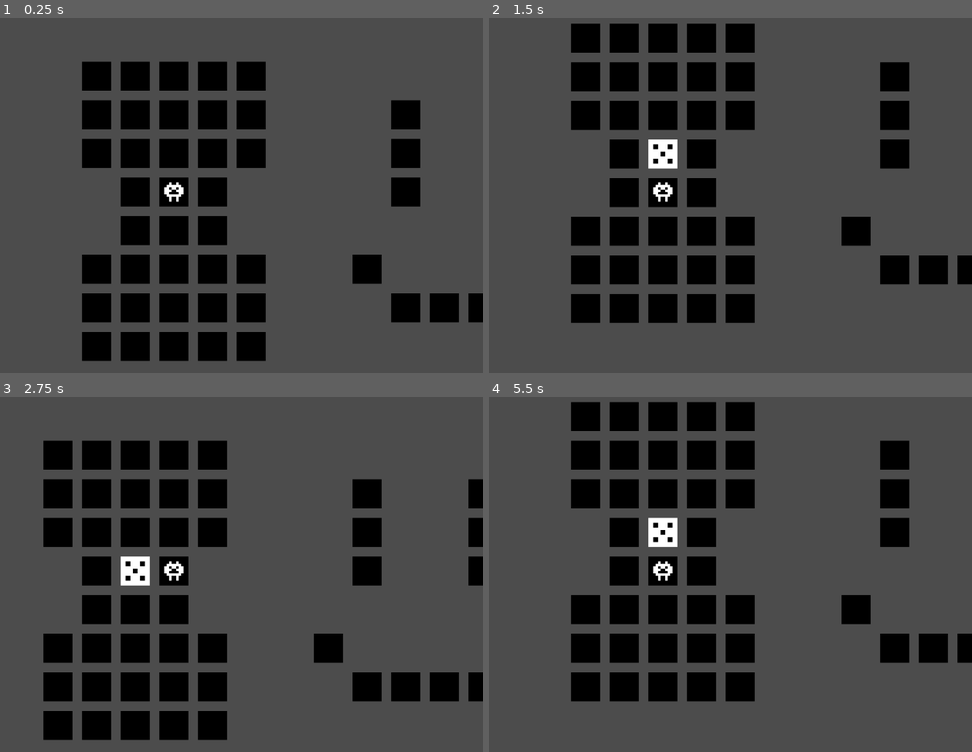
Above: before the commit, frames 1-4 (two rows, left to right).
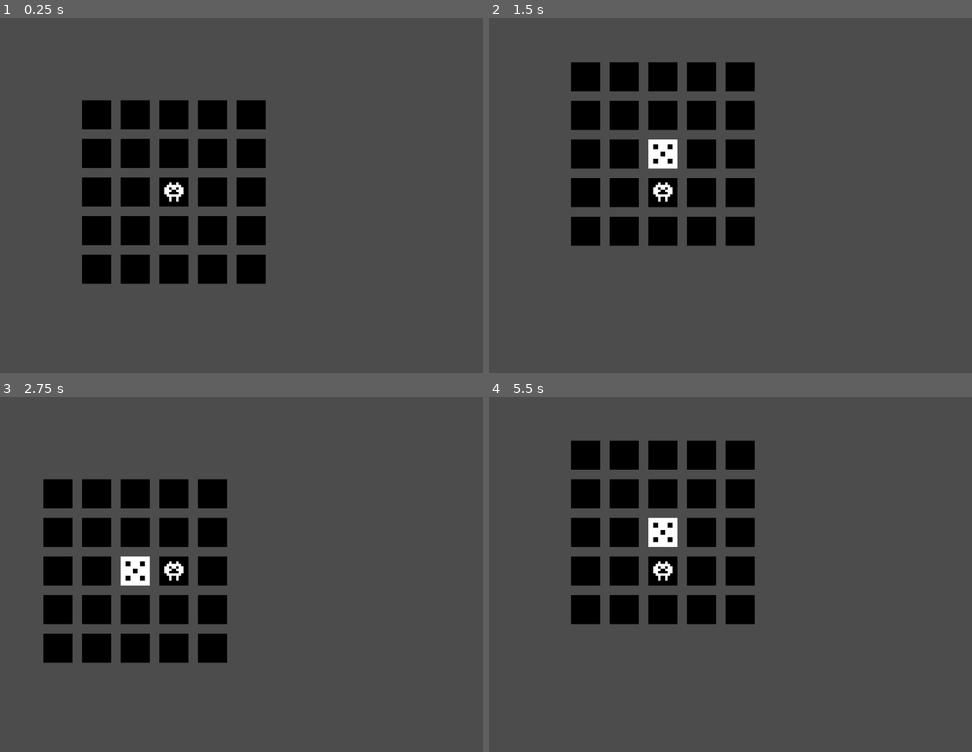
Above: after the commit, the same moments.

Repository: jservant/BoxesGD
Game: Godot game, scene res://proto.tscn
Two runs of this game, one before a commit and one after it. Both use one fixed random seed, a clock stepped at 60 frames per second and the inputs below.
Inputs:
- Up to frame 1 (0.25 s): no input
- Up to frame 2 (1.5 s): tap Enter at 0.5 s; hold D (right) 0.53-1.28 s; tap R (restart) at 1.25 s; hold S (down) from 1.28 s (still down)
- Up to frame 3 (2.75 s): tap R (restart) at 2 s; release S (down) at 2.03 s; hold D (right) from 2.03 s (still down)
- Up to frame 4 (5.5 s): tap R (restart) at 2.75, 3.5, 4.25 s; release D (right) at 2.78 s; hold W (up) 2.78-3.53 s; hold A (left) 3.53-5.03 s; hold S (down) from 5.03 s (still down)

The runs differ from the first frame. In frame 1, 13% of the frame differs, in the area x 16-100%, y 12-97%; in frame 2, 13%; in frame 3, 14%, in the area x 8-100%, y 12-97%; in frame 4, 13%.

Commit message:
made stage 5x5 grid and made player disappear on death

Diff:
--- a/Player.gd
+++ b/Player.gd
@@ -50,4 +50,5 @@
 			elif (touchedTiles[tile].z == 6):  Grid.set_cellv(Vector2(touchedTiles[tile].x, touchedTiles[tile].y), 13)
 		if (Grid.get_cellv(newGridPos) == -1):
 			ded = true
+			$Sprite.visible = not $Sprite.visible
 			print("you ded lol")
--- a/proto.tscn
+++ b/proto.tscn
@@ -206,7 +206,7 @@
 [node name="TileMap" type="TileMap" parent="."]
 tile_set = SubResource( 1 )
 format = 1
-tile_data = PoolIntArray( 65537, 0, 0, 65538, 0, 0, 65539, 0, 0, 65540, 0, 0, 65541, 0, 0, 131073, 0, 0, 131074, 0, 0, 131075, 0, 0, 131076, 0, 0, 131077, 0, 0, 131081, 0, 0, 131084, 0, 0, 196609, 0, 0, 196610, 0, 0, 196611, 0, 0, 196612, 0, 0, 196613, 0, 0, 196617, 0, 0, 196620, 0, 0, 262146, 0, 0, 262147, 0, 0, 262148, 0, 0, 262153, 0, 0, 262156, 0, 0, 327682, 0, 0, 327683, 0, 0, 327684, 0, 0, 393217, 0, 0, 393218, 0, 0, 393219, 0, 0, 393220, 0, 0, 393221, 0, 0, 393224, 0, 0, 393229, 0, 0, 458753, 0, 0, 458754, 0, 0, 458755, 0, 0, 458756, 0, 0, 458757, 0, 0, 458761, 0, 0, 458762, 0, 0, 458763, 0, 0, 458764, 0, 0, 524289, 0, 0, 524290, 0, 0, 524291, 0, 0, 524292, 0, 0, 524293, 0, 0 )
+tile_data = PoolIntArray( 1, 0, 0, 2, 0, 0, 3, 0, 0, 4, 0, 0, 5, 0, 0, 65537, 0, 0, 65538, 0, 0, 65539, 0, 0, 65540, 0, 0, 65541, 0, 0, 131073, 0, 0, 131074, 0, 0, 131075, 0, 0, 131076, 0, 0, 131077, 0, 0, 196609, 0, 0, 196610, 0, 0, 196611, 0, 0, 196612, 0, 0, 196613, 0, 0, 262145, 0, 0, 262146, 0, 0, 262147, 0, 0, 262148, 0, 0, 262149, 0, 0 )
 
 [node name="Lad" parent="TileMap" instance=ExtResource( 2 )]
-position = Vector2( 224, 288 )
+position = Vector2( 224, 160 )
